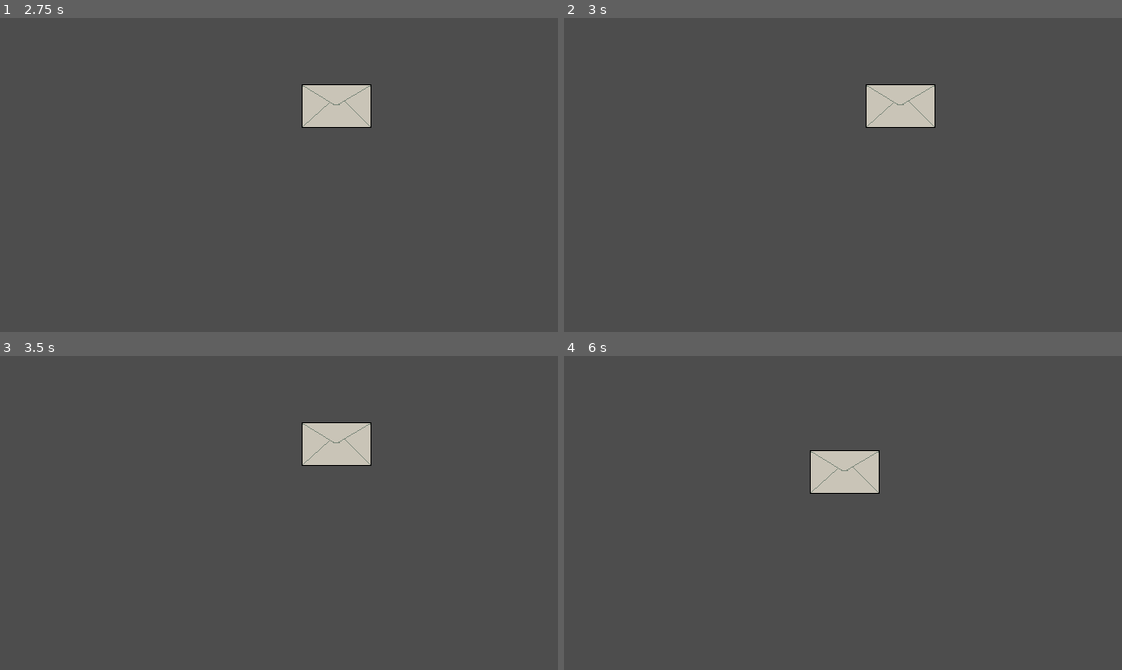
Above: before the commit, frames 1-4 (two rows, left to right).
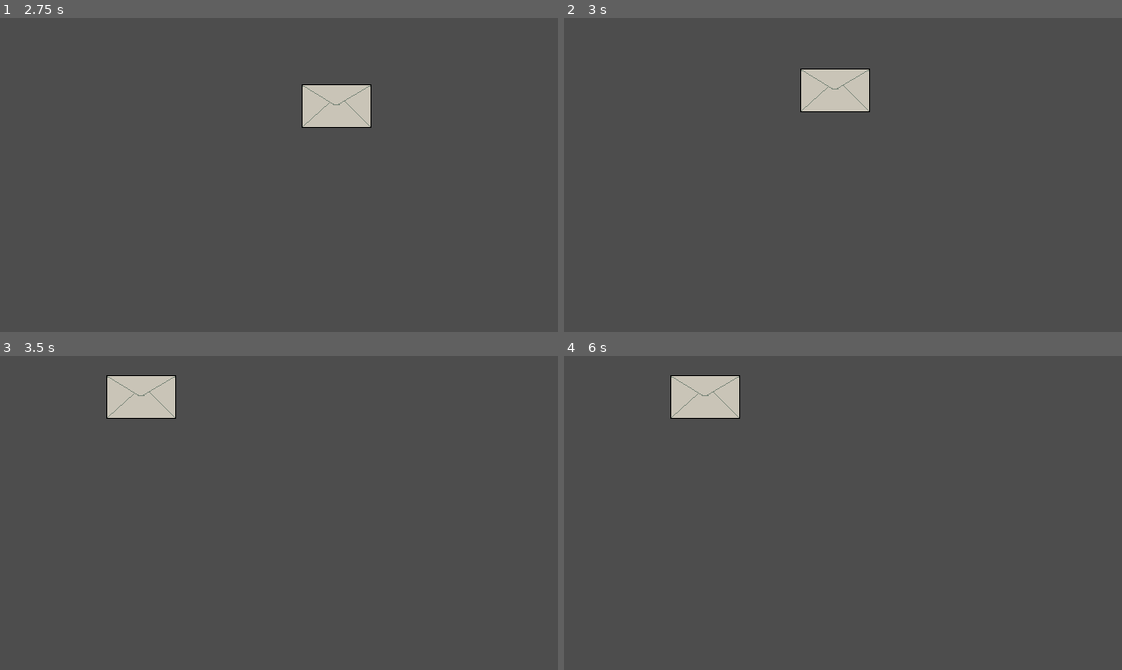
Above: after the commit, the same moments.

Repository: nanda-gopal-sb/sentenced
Game: Godot game, scene res://scenes/components/envelope_item.tscn
Same seed, same stepped clock (60 frames per second), same inputs: the game is played once before the commit and once after it. This scene is started directly instead of the project's main scene.
Inputs (mouse positions are in pixels of both pictures, inside the frame that each line leads up to):
- Up to frame 1 (2.75 s): tap Enter at 0.5, 2 s; drag from (33, 39) to (334, 105) at 0.52 s; tap Space at 1.25 s; drag from (446, 222) to (251, 237) at 1.27 s; move the mouse to (111, 127) at 2.02 s; click (111, 127) at 2.17 s
- Up to frame 2 (3 s): tap Space at 2.75 s; drag from (870, 175) to (675, 127) at 2.77 s
- Up to frame 3 (3.5 s): no input
- Up to frame 4 (6 s): tap Enter at 3.5 s; move the mouse to (759, 434) at 3.52 s; click (759, 434) at 3.67 s; tap Space at 4.25 s; drag from (965, 497) to (759, 434) at 4.27 s; move the mouse to (731, 528) at 5.02 s; click (731, 528) at 5.17 s; drag from (898, 443) to (731, 528) at 5.77 s

Frame 1 is identical in both runs. In frame 2, 3.4% of the frame differs, in the area x 42-67%, y 16-35%; in frame 3, 3.5%, in the area x 19-67%, y 6-35%; in frame 4, 3.5%.

Commit message:
feat : Added fonts and improved dragging script

Diff:
--- a/scenes/components/envelope_item.tscn
+++ b/scenes/components/envelope_item.tscn
@@ -2,12 +2,13 @@
 
 [ext_resource type="Texture2D" uid="uid://cj5auv5s58cu1" path="res://assets/sprites/letter.png" id="1_t85b8"]
 [ext_resource type="Script" uid="uid://hl5ka7mvls81" path="res://scripts/game/envelop_dragging.gd" id="1_wkdig"]
+[ext_resource type="FontFile" uid="uid://dbg3y0uc8tdg7" path="res://assets/Merchant Copy.ttf" id="3_erwbc"]
 
 [node name="EnvelopeItem" type="Control" unique_id=256315803]
 layout_mode = 3
 anchors_preset = 0
-offset_right = 76.0
-offset_bottom = 49.0
+offset_right = 87.0
+offset_bottom = 110.0
 script = ExtResource("1_wkdig")
 
 [node name="TextureRect" type="TextureRect" parent="." unique_id=1368708153]
@@ -16,3 +17,14 @@
 offset_bottom = 40.0
 mouse_filter = 2
 texture = ExtResource("1_t85b8")
+
+[node name="DocumentText" type="RichTextLabel" parent="." unique_id=1932201006]
+layout_mode = 1
+anchors_preset = 15
+anchor_right = 1.0
+anchor_bottom = 1.0
+grow_horizontal = 2
+grow_vertical = 2
+mouse_filter = 2
+theme_override_colors/default_color = Color(0, 0, 0, 1)
+theme_override_fonts/normal_font = ExtResource("3_erwbc")
--- a/scripts/game/envelop_dragging.gd
+++ b/scripts/game/envelop_dragging.gd
@@ -1,27 +1,28 @@
 extends Control
 
-const TEXTURE_CLOSED = preload("res://assets/sprites/letter.png") # Update with your paths
+const TEXTURE_CLOSED = preload("res://assets/sprites/letter.png")
 const TEXTURE_OPENED = preload("res://assets/sprites/paper.png")
 
 @onready var texture_rect: TextureRect = $TextureRect
+@onready var document_text: RichTextLabel = $DocumentText
+
 var middle_zone: ReferenceRect
-
 var is_dragging: bool = false
 var drag_offset: Vector2 = Vector2.ZERO
+
+# Simple data string for the letter's contents
+var letter_content: String = "You Murdered My Family"
 
 func _ready() -> void:
 	gui_input.connect(_on_gui_input)
 
-	# 1. Get the parent (DeskSurface)
+	# Keep text hidden by default while it sits inside the closed envelope pile
+	document_text.visible = false
+	document_text.text = letter_content
+
 	var desk_surface = get_parent()
-
 	if desk_surface:
-		# 2. Get the node relative to DeskSurface using your exact tree layout
 		middle_zone = desk_surface.get_node_or_null("LayoutGuild/MiddleZone")
-
-	# 3. Debug Fallback: If it's still null, print a clear warning to the console
-	if middle_zone == null:
-		print_warning_missing_node()
 
 func _process(_delta: float) -> void:
 	if is_dragging and middle_zone:
@@ -46,10 +47,10 @@
 	if my_rect.intersects(zone_rect):
 		if texture_rect.texture != TEXTURE_OPENED:
 			texture_rect.texture = TEXTURE_OPENED
+			# Show the text layer when unfolded on the mat
+			document_text.visible = true
 	else:
 		if texture_rect.texture != TEXTURE_CLOSED:
 			texture_rect.texture = TEXTURE_CLOSED
-
-# Helper function to give you meaningful errors if paths change later
-func print_warning_missing_node() -> void:
-	print_rich("[color=red][b]ERROR:[/b][/color] EnvelopeItem could not find MiddleZone!")
+			# Hide the text completely when thrown off the mat back into an envelope
+			document_text.visible = false
Binary file added: assets/Merchant Copy.ttf
Not shown, added: assets/Merchant Copy.ttf.import
